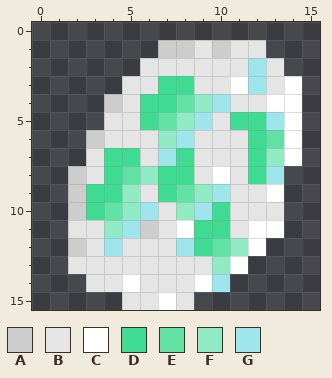
Pixel-art file: Games/2023GameOff/Assets/Sprites/ores/AzmiumOre_1.aseprite. That is the earlier state.
16x16 pixels, 1 frame.
Palette (. is transparent): A #cdcdcd  B #e5e5e5  C #ffffff  D #40db92  E #62e1a4  F #90eac3  G #9ee6ec
Now the later version:
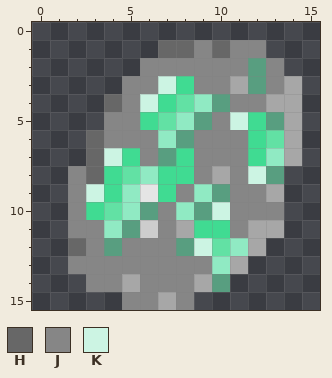
Colours new in this view: H #676767  J #868686  K #ccf4e3
Author's note on the commit: made satellite sprite and adjusted azmium sprite
Edits made:
Colour C changes from #ffffff to #a7a7a7.
Colour G changes from #9ee6ec to #589e80.
Colour H replaces colour A in row 1 at x 7 to 8 and 10; in row 4 at x 4; in row 6 at x 3; in row 12 at x 2.
Colour H replaces colour B in rows 7 to 8 at x 3.
Colour J replaces colour A in rows 8 to 10 at x 2.
Colour J replaces colour B in row 1 at x 9 and 11 to 12; in row 2 at x 6 to 11 and 13; in row 3 at x 5 to 6, 9 to 10 and 13; in row 4 at x 5 and 11 to 12; in row 5 at x 4 to 5 and 10; in row 6 at x 4 to 6 and 9 to 11.
Colour J replaces colour B in row 7 at x 6 and 9 to 11; in row 8 at x 9 and 11; in row 9 at x 11 to 12; in row 10 at x 7 and 11 to 13; in row 11 at x 2 to 3, 7 and 11; in row 12 at x 3 and 5 to 7.
Colour J replaces colour B in row 13 at x 2 to 9; in row 14 at x 3 to 4 and 6 to 8; in row 15 at x 5 to 6 and 8.
Colour J replaces colour E in row 9 at x 8.
Colour K replaces colour D in row 3 at x 7; in row 4 at x 6; in row 5 at x 11; in row 7 at x 4; in row 8 at x 12; in row 9 at x 3.
Colour K replaces colour D in row 10 at x 10; in row 12 at x 9.
Where, in picture pixels (left, top, right, bottom), the same in both pictures:
changed: (68, 40, 302, 310)
